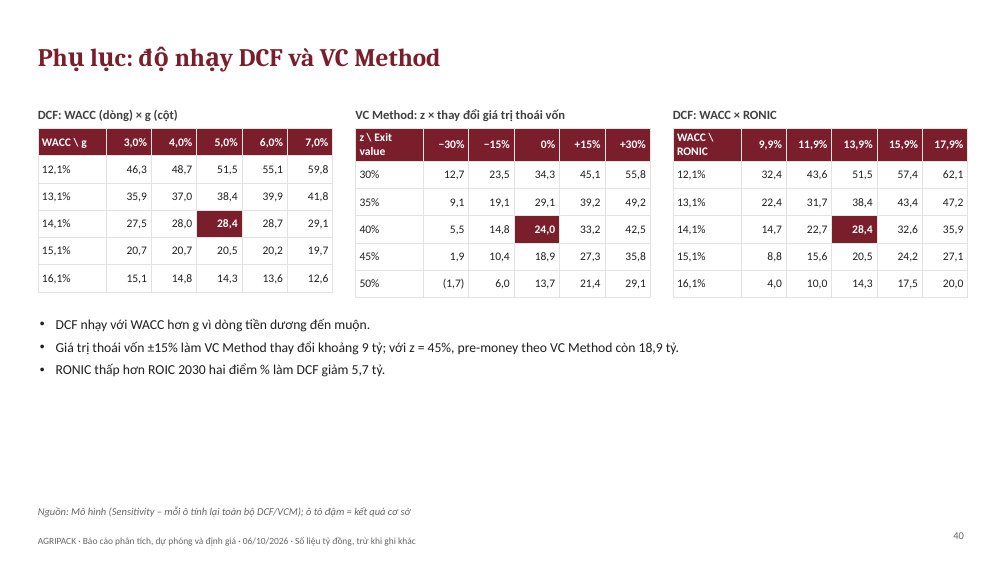
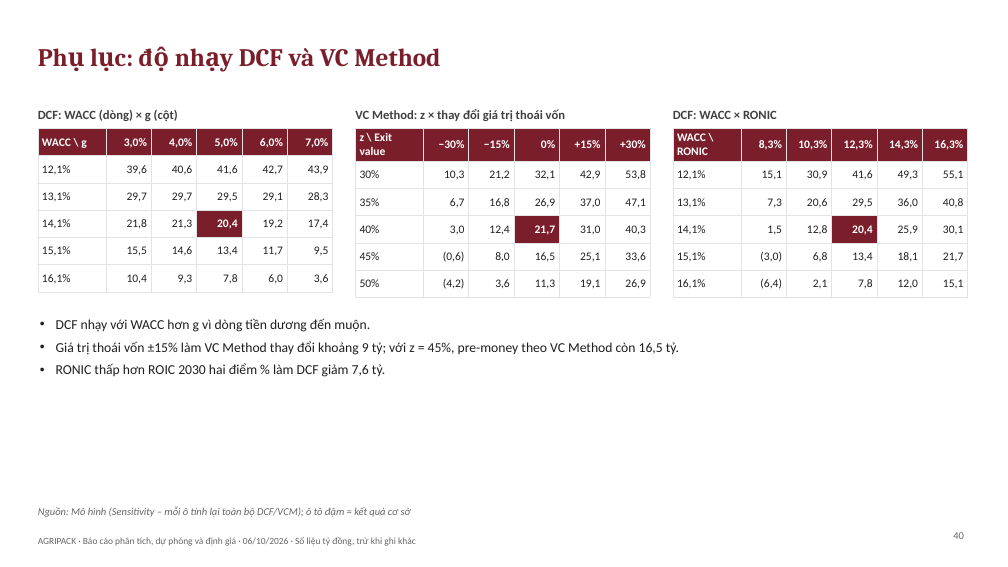
Before and after one commit to loc1706/CLAIDE-CFA, a slide deck: slide 40 of AgriPack_Slides_tom_tat.pptx. Drawn at 1008x567 pixels with LibreOffice and Linux fonts; fonts in the diff are those of the drawing. Boxes give left, top, right and bottom in pixels: in the first picture for what was removed or moved away, otherwise in the second. Text is boxed around its words. In the diff, an @@ line names an element or a change of style, - is before the commit and + after.

```diff
--- a/AgriPack_Slides_tom_tat.pptx
+++ b/AgriPack_Slides_tom_tat.pptx
@@ table at <box>38,129,333,288</box> @@
-row 2: 12,1% | 46,3 | 48,7 | 51,5 | 55,1 | 59,8
+row 2: 12,1% | 39,6 | 40,6 | 41,6 | 42,7 | 43,9
-row 3: 13,1% | 35,9 | 37,0 | 38,4 | 39,9 | 41,8
+row 3: 13,1% | 29,7 | 29,7 | 29,5 | 29,1 | 28,3
-row 4: 14,1% | 27,5 | 28,0 | 28,4 | 28,7 | 29,1
+row 4: 14,1% | 21,8 | 21,3 | 20,4 | 19,2 | 17,4
-row 5: 15,1% | 20,7 | 20,7 | 20,5 | 20,2 | 19,7
+row 5: 15,1% | 15,5 | 14,6 | 13,4 | 11,7 | 9,5
-row 6: 16,1% | 15,1 | 14,8 | 14,3 | 13,6 | 12,6
+row 6: 16,1% | 10,4 | 9,3 | 7,8 | 6,0 | 3,6
@@ table at <box>355,129,650,293</box> @@
-row 2: 30% | 12,7 | 23,5 | 34,3 | 45,1 | 55,8
+row 2: 30% | 10,3 | 21,2 | 32,1 | 42,9 | 53,8
-row 3: 35% | 9,1 | 19,1 | 29,1 | 39,2 | 49,2
+row 3: 35% | 6,7 | 16,8 | 26,9 | 37,0 | 47,1
-row 4: 40% | 5,5 | 14,8 | 24,0 | 33,2 | 42,5
+row 4: 40% | 3,0 | 12,4 | 21,7 | 31,0 | 40,3
-row 5: 45% | 1,9 | 10,4 | 18,9 | 27,3 | 35,8
+row 5: 45% | (0,6) | 8,0 | 16,5 | 25,1 | 33,6
-row 6: 50% | (1,7) | 6,0 | 13,7 | 21,4 | 29,1
+row 6: 50% | (4,2) | 3,6 | 11,3 | 19,1 | 26,9
@@ table at <box>673,129,968,293</box> @@
-row 1: WACC \ RONIC | 9,9% | 11,9% | 13,9% | 15,9% | 17,9%
+row 1: WACC \ RONIC | 8,3% | 10,3% | 12,3% | 14,3% | 16,3%
-row 2: 12,1% | 32,4 | 43,6 | 51,5 | 57,4 | 62,1
+row 2: 12,1% | 15,1 | 30,9 | 41,6 | 49,3 | 55,1
-row 3: 13,1% | 22,4 | 31,7 | 38,4 | 43,4 | 47,2
+row 3: 13,1% | 7,3 | 20,6 | 29,5 | 36,0 | 40,8
-row 4: 14,1% | 14,7 | 22,7 | 28,4 | 32,6 | 35,9
+row 4: 14,1% | 1,5 | 12,8 | 20,4 | 25,9 | 30,1
-row 5: 15,1% | 8,8 | 15,6 | 20,5 | 24,2 | 27,1
+row 5: 15,1% | (3,0) | 6,8 | 13,4 | 18,1 | 21,7
-row 6: 16,1% | 4,0 | 10,0 | 14,3 | 17,5 | 20,0
+row 6: 16,1% | (6,4) | 2,1 | 7,8 | 12,0 | 15,1
@@ text at <box>56,341,679,377</box>: text changed @@
-• Giá trị thoái vốn ±15% làm VC Method thay đổi khoảng 9 tỷ; với z = 45%, pre-money theo VC Method còn 18,9 tỷ.
-• RONIC thấp hơn ROIC 2030 hai điểm % làm DCF giảm 5,7 tỷ.
+• Giá trị thoái vốn ±15% làm VC Method thay đổi khoảng 9 tỷ; với z = 45%, pre-money theo VC Method còn 16,5 tỷ.
+• RONIC thấp hơn ROIC 2030 hai điểm % làm DCF giảm 7,6 tỷ.
```
Also in this commit, not shown: 21 other slides changed, 1 other file.
